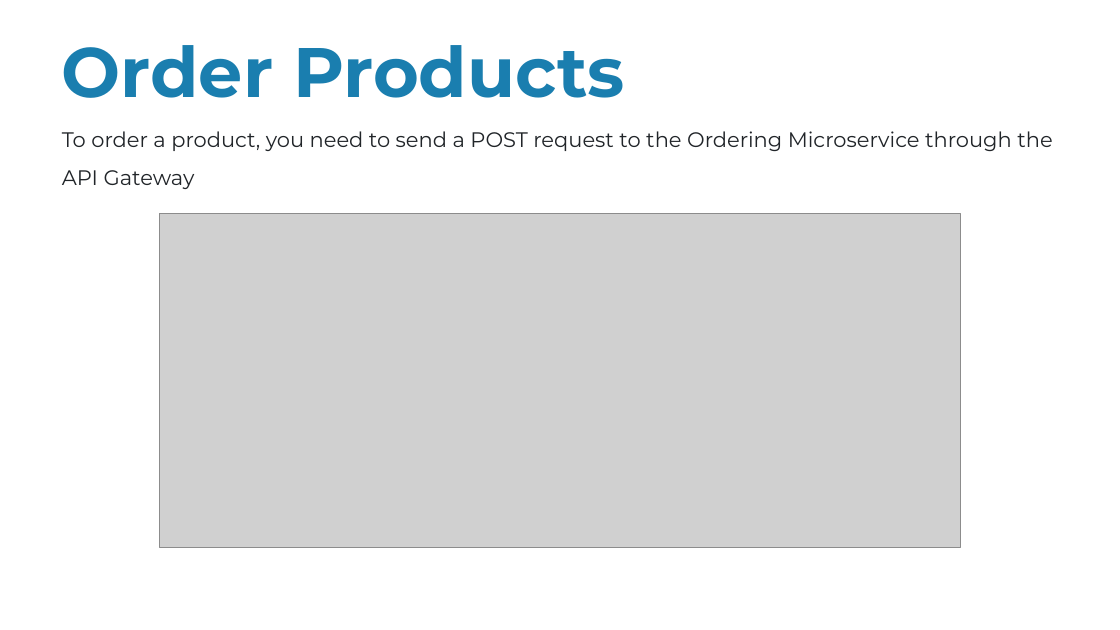
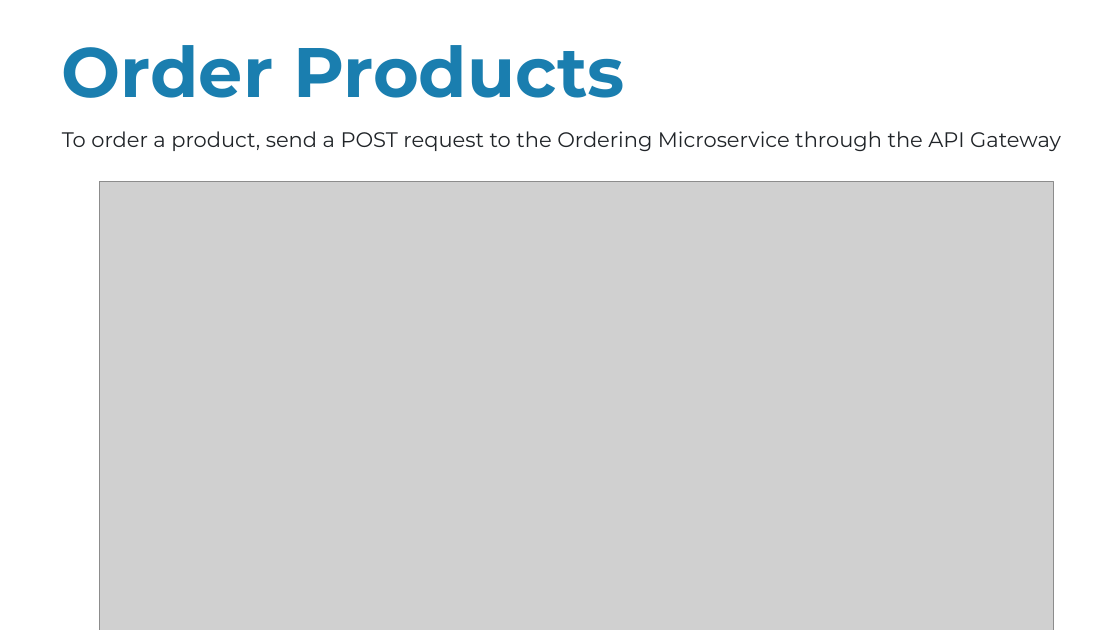
Before and after one commit to alainkhouryy/Project-integration, a slide deck: slide 36 of presentation/Final-Pres.pptx (slide 35 before the commit). Drawn at 1120x630 pixels with LibreOffice and Linux fonts; fonts in the diff are those of the drawing; grey boxes stand for pictures. Boxes give left, top, right and bottom in pixels: in the first picture for what was removed or moved away, otherwise in the second. Text is boxed around its words. In the diff, an @@ line names an element or a change of style, - is before the commit and + after.

```diff
--- a/presentation/Final-Pres.pptx
+++ b/presentation/Final-Pres.pptx
@@ text at <box>62,131,1061,151</box>: text changed @@
-To order a product, you need to send a POST request to the Ordering Microservice through the API Gateway
+To order a product, send a POST request to the Ordering Microservice through the API Gateway
@@ picture: place and size @@
-picture at <box>160,213,960,548</box>
+picture at <box>100,181,1054,630</box>
```
Also in this commit, not shown: 21 other slides changed, 3 slides added.
